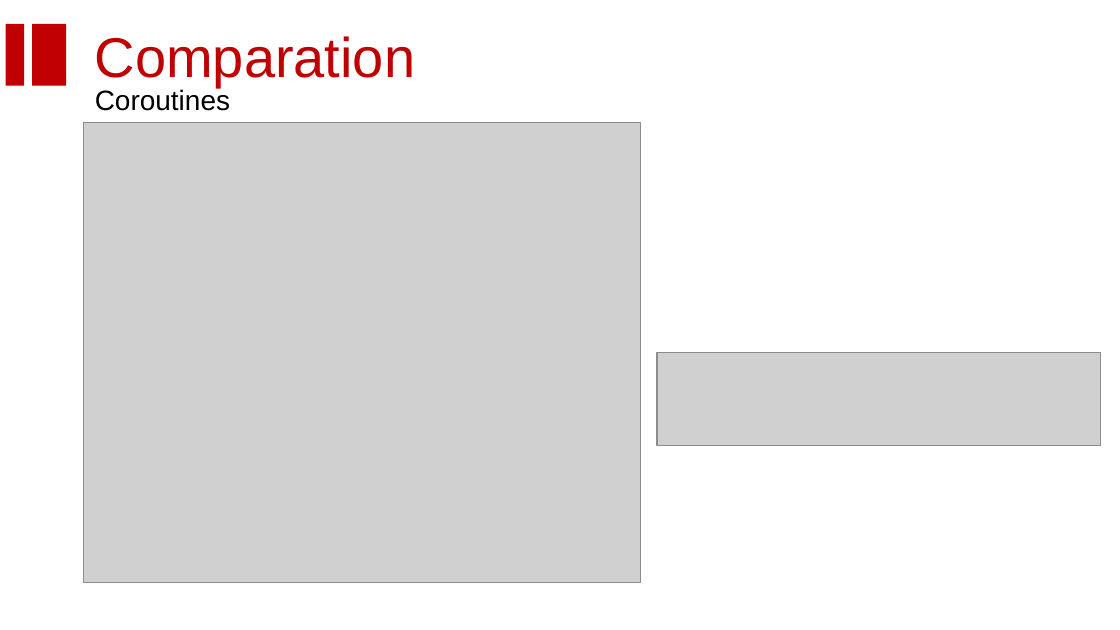
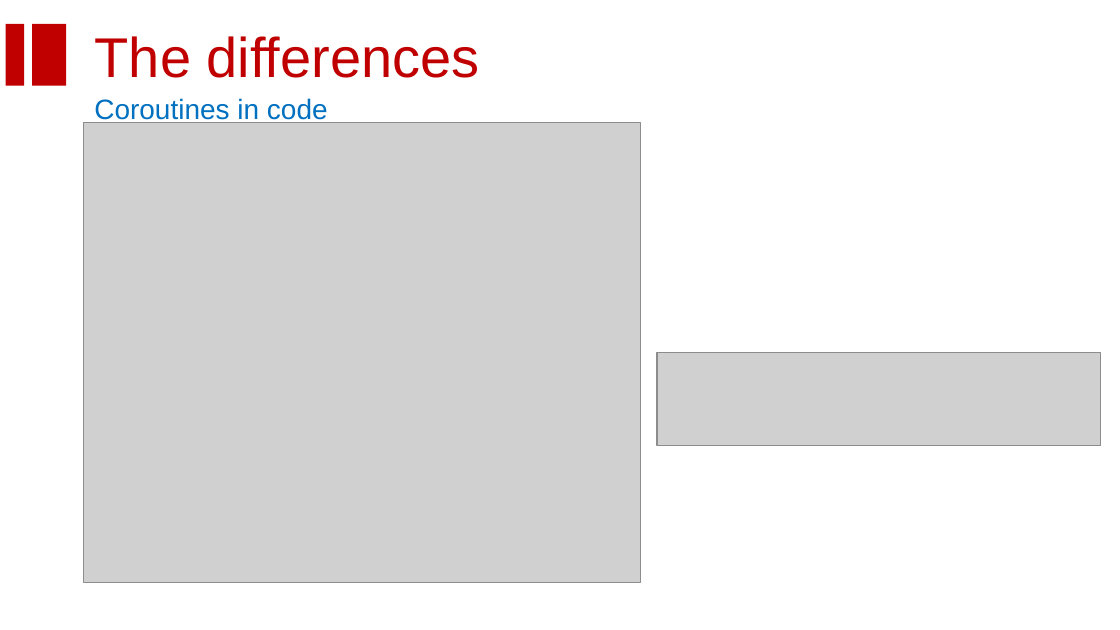
Before and after one commit to homanad/KotlinCoroutines, a slide deck: slide 12 of Coroutine.pptx. Drawn at 1120x630 pixels with LibreOffice and Linux fonts; fonts in the diff are those of the drawing; grey boxes stand for pictures; background and template pictures are left out. Boxes give left, top, right and bottom in pixels: in the first picture for what was removed or moved away, otherwise in the second. Text is boxed around its words. In the diff, an @@ line names an element or a change of style, - is before the commit and + after.

```diff
--- a/Coroutine.pptx
+++ b/Coroutine.pptx
@@ text at [95, 36, 480, 78]: text changed @@
-Comparation
+The differences
@@ text at [94, 98, 328, 124]: text changed; text colour #000000 to #0070C0 @@
-Coroutines
+Coroutines in code
```
Also in this commit, not shown: 15 other slides changed, 14 slides added, 14 slides removed.
